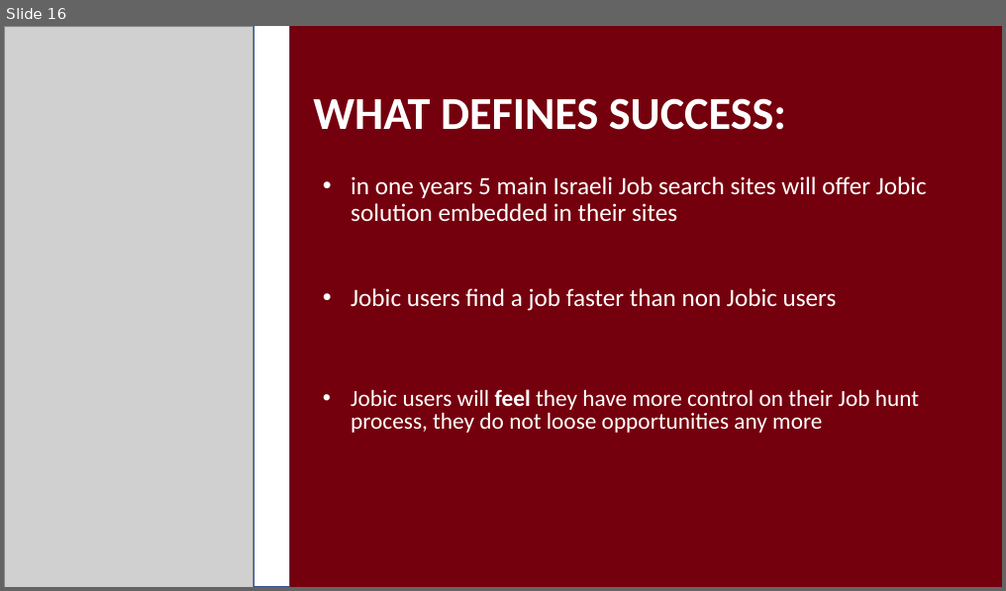
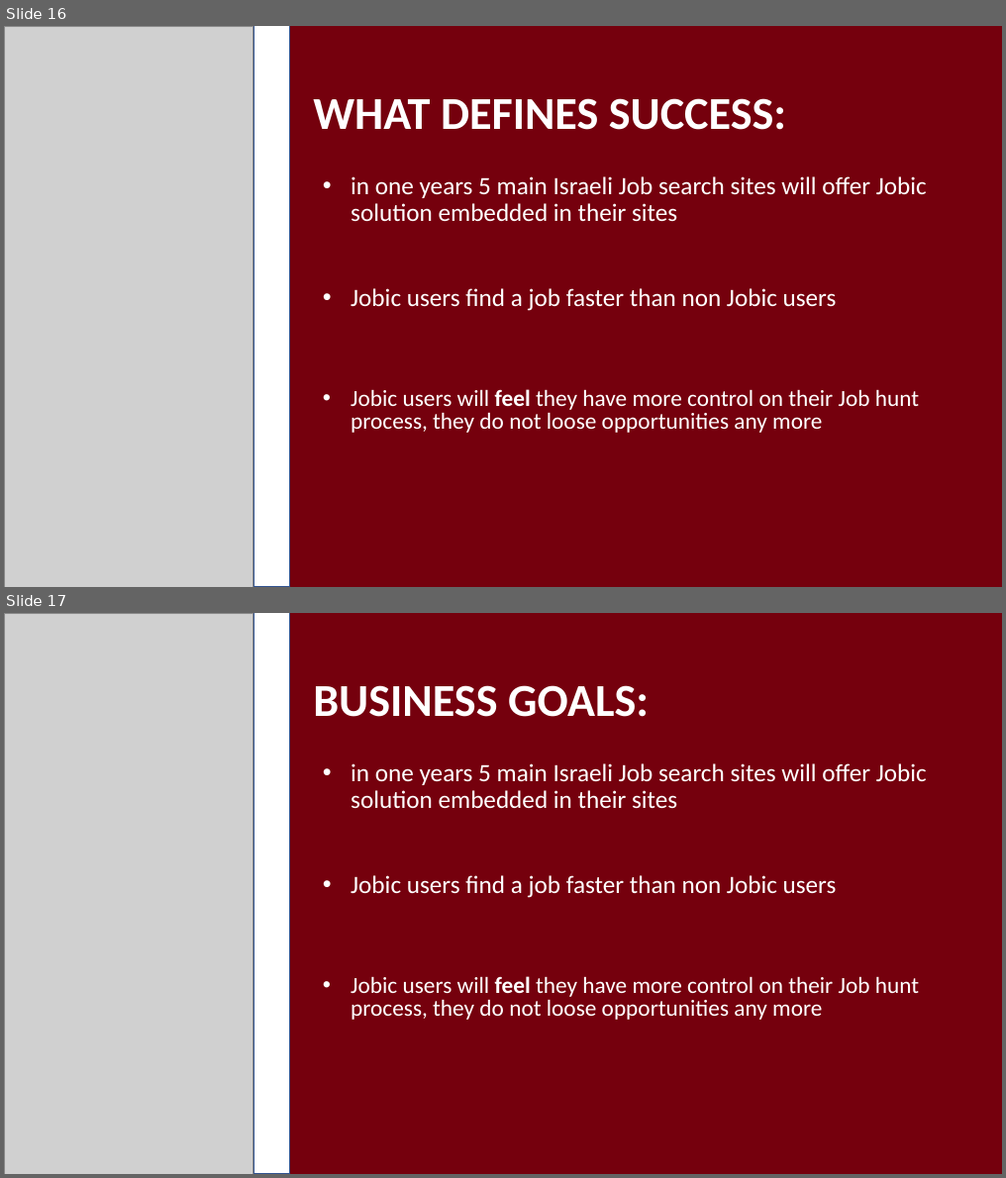
Before and after one commit to arielaleco/Jobic, a slide deck: Documentation/Presentation16.pptx. Shown one above the other, each under a label of ours: slide 16 before the commit, slides 16 and 17 after it. The pictures are 1006x591 and 1006x1178 pixels, drawn with LibreOffice and Linux fonts; fonts in the diff are those of the drawing; grey boxes stand for pictures. Boxes give left, top, right and bottom in pixels: in the first picture for what was removed or moved away, otherwise in the second. Text is boxed around its words. In the diff, an @@ line names an element or a change of style, - is before the commit and + after.

```diff
--- a/Documentation/Presentation16.pptx
+++ b/Documentation/Presentation16.pptx
@@ slide 17 added at <box>4,613,1002,1174</box>, background #75000D @@
@@ picture added at <box>4,613,253,1174</box> @@
@@ rectangle added at <box>254,613,289,1174</box>, fill #FFFFFF, outline #325491 1 pt @@
@@ title added at <box>313,685,648,717</box>, 44 pt, text #FFFFFF, bold @@
+BUSINESS GOALS:
@@ text added at <box>350,763,927,809</box>, 24 pt, text #FFFFFF @@
+• in one years 5 main Israeli Job search sites will offer Jobic solution embedded in their sites
@@ text added at <box>350,875,837,898</box>, 24 pt, text #FFFFFF @@
+• Jobic users find a job faster than non Jobic users
@@ text added at <box>350,976,919,1020</box>, 22.2 pt, text #FFFFFF @@
+• Jobic users will feel they have more control on their Job hunt process, they do not loose opportunities any more
```
Also in this commit, not shown: 1 slide changed, 8 other slides added, 3 other files.
